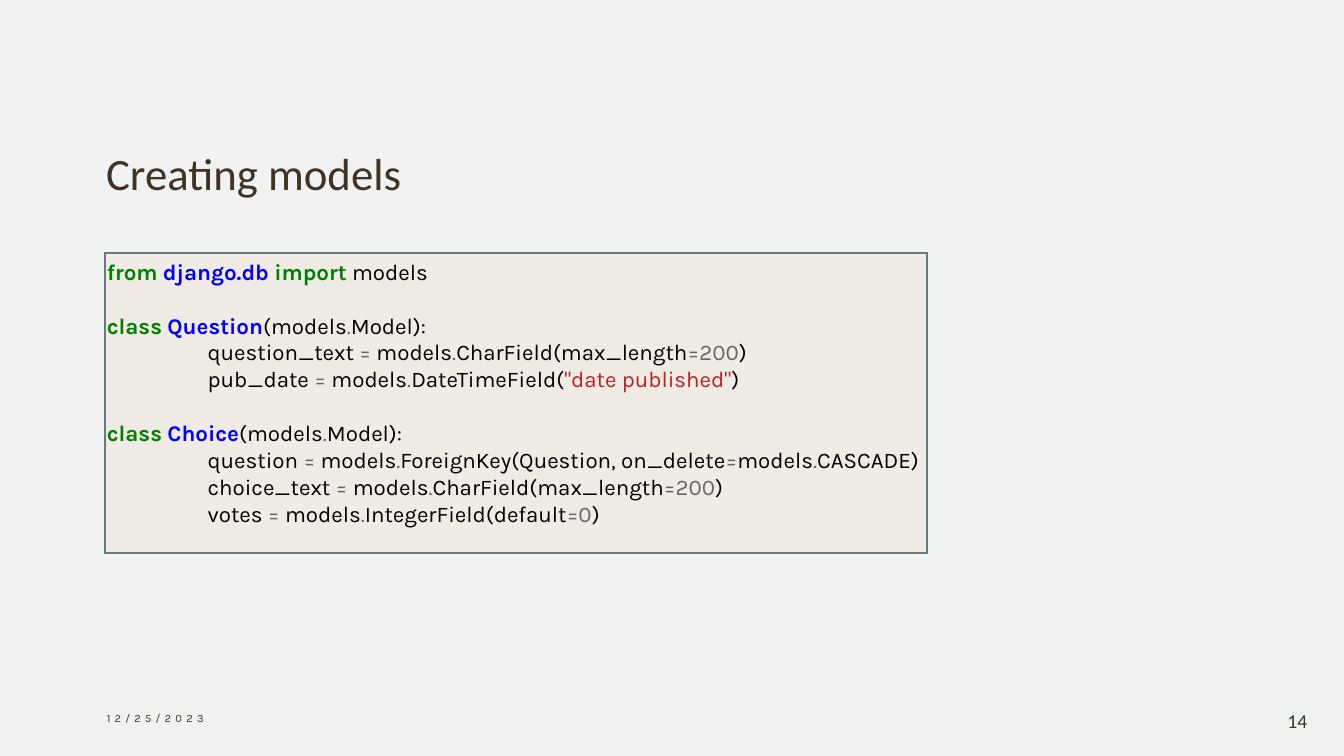
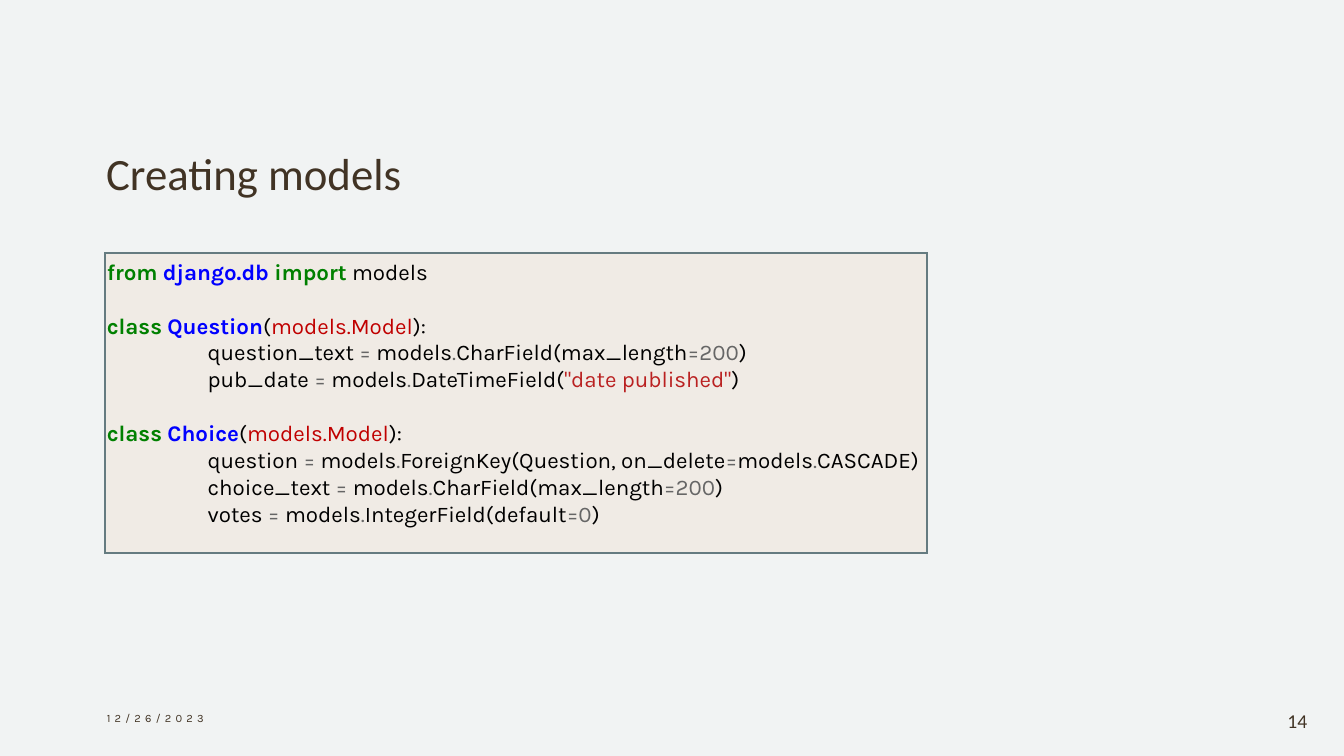
Before and after one commit to umairazfar/WAS, a slide deck: slide 14 of Lectures/Lecture04 - Views Models Templates.pptx. Drawn at 1344x756 pixels with LibreOffice and Linux fonts; fonts in the diff are those of the drawing. Boxes give left, top, right and bottom in pixels: in the first picture for what was removed or moved away, otherwise in the second. Text is boxed around its words. In the diff, an @@ line names an element or a change of style, - is before the commit and + after.

```diff
--- a/Lectures/Lecture04 - Views Models Templates.pptx
+++ b/Lectures/Lecture04 - Views Models Templates.pptx
@@ text at <box>107,318,426,444</box>: text colour #000000 to #C00000, text colour #666666 to #C00000 in "Question(models.Model):", "Choice(models.Model):" @@
@@ text at <box>107,714,204,723</box>: text changed @@
-12/25/2023
+12/26/2023
```
Also in this commit, not shown: 17 other slides changed, 7 slides added.
